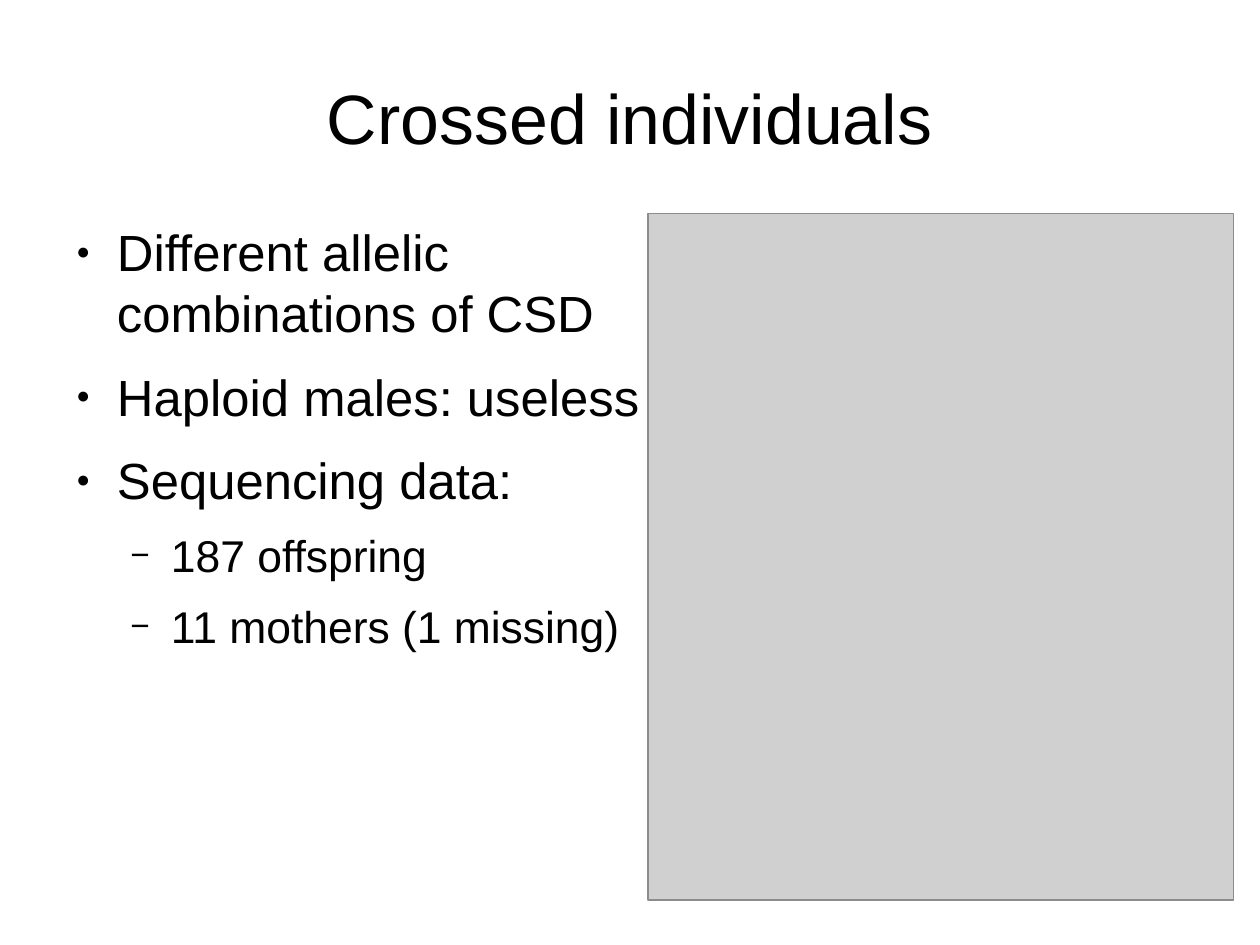
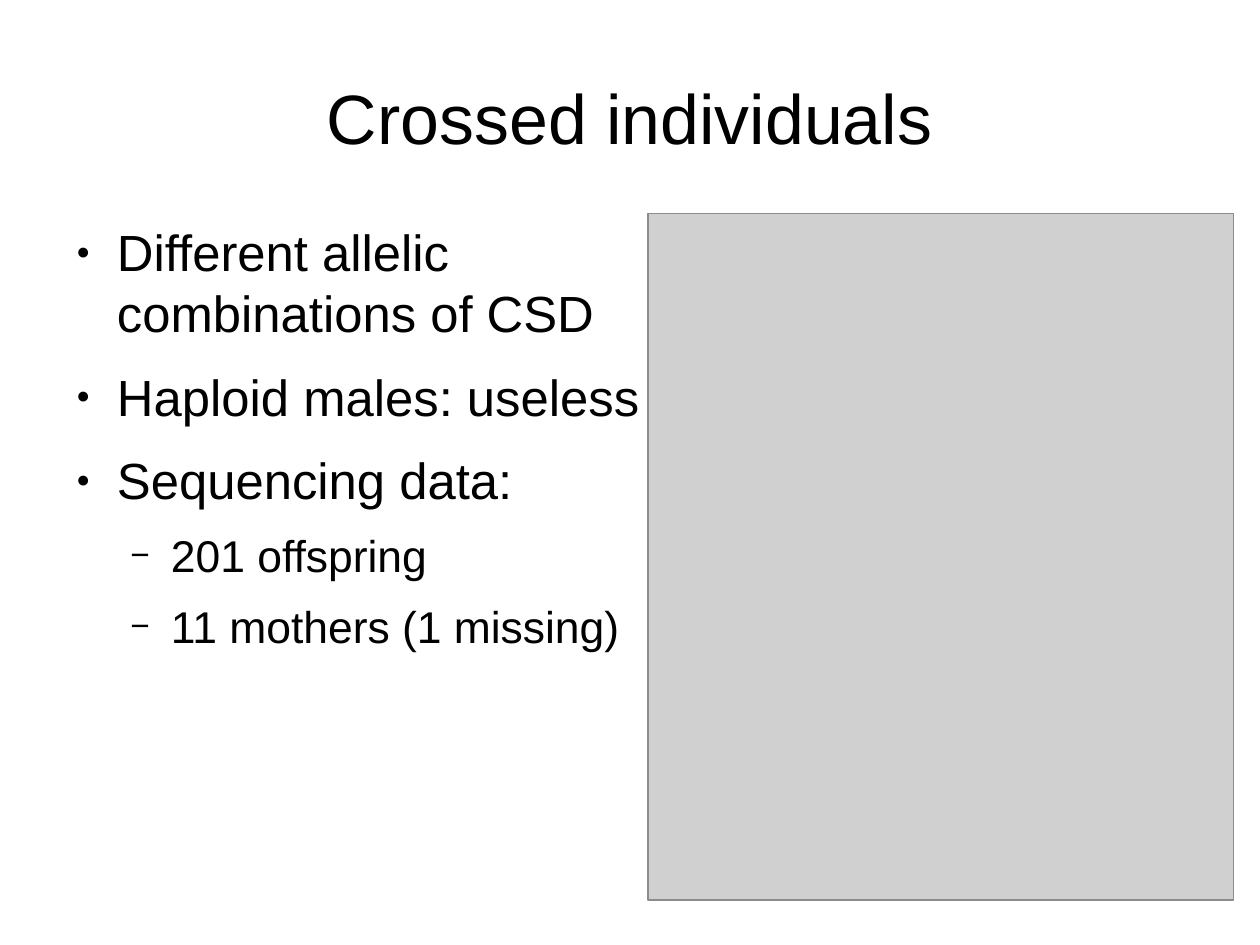
Before and after one commit to cmdoret/master_archive, a slide deck: slide 7 of reports/presentations/lab_meeting_20170712/lab_meeting_20170712.odp (slide 6 before the commit). Drawn at 1260x945 pixels with LibreOffice and Linux fonts; fonts in the diff are those of the drawing; grey boxes stand for pictures. Boxes give left, top, right and bottom in pixels: in the first picture for what was removed or moved away, otherwise in the second. Text is boxed around its words. In the diff, an @@ line names an element or a change of style, - is before the commit and + after.

```diff
--- a/reports/presentations/lab_meeting_20170712/lab_meeting_20170712.odp
+++ b/reports/presentations/lab_meeting_20170712/lab_meeting_20170712.odp
@@ text at <box>171,539,427,581</box>: text changed @@
-  − 187 offspring
+  − 201 offspring
```
Also in this commit, not shown: 5 other slides changed, 8 slides added, 21 other files.
